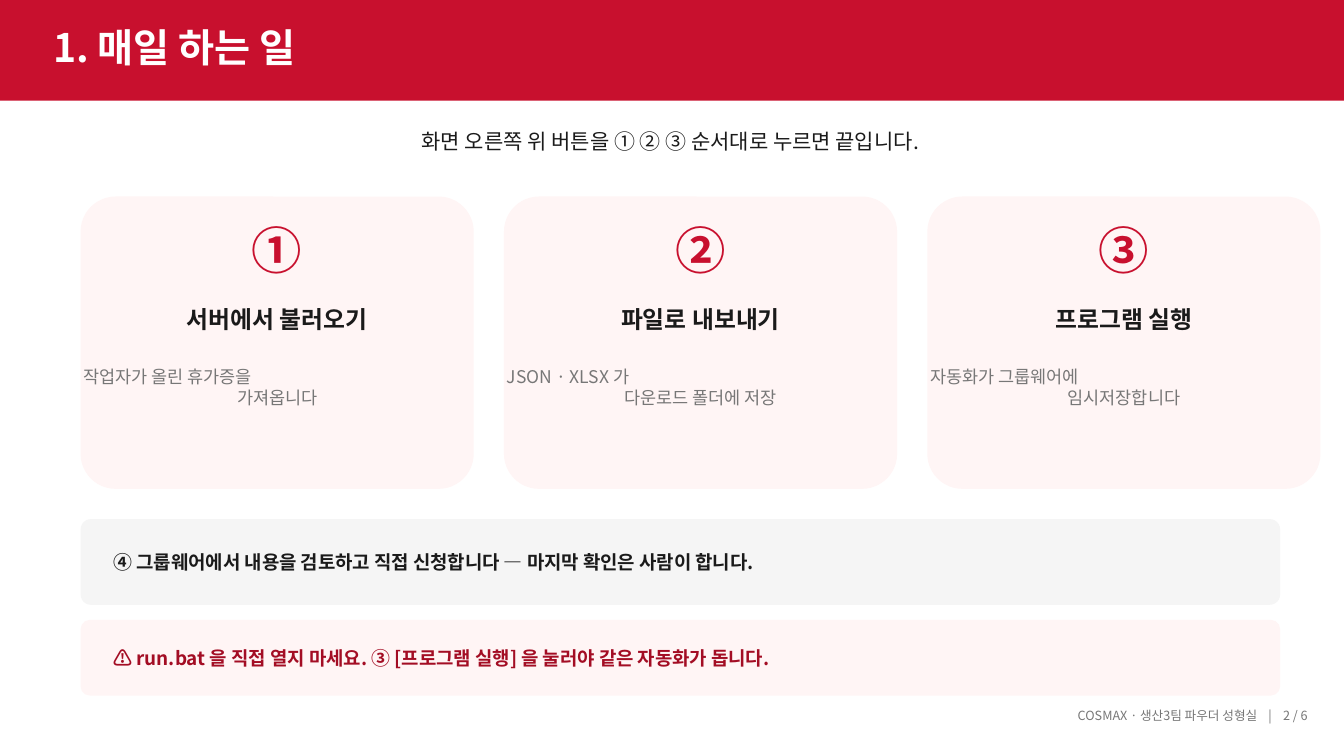
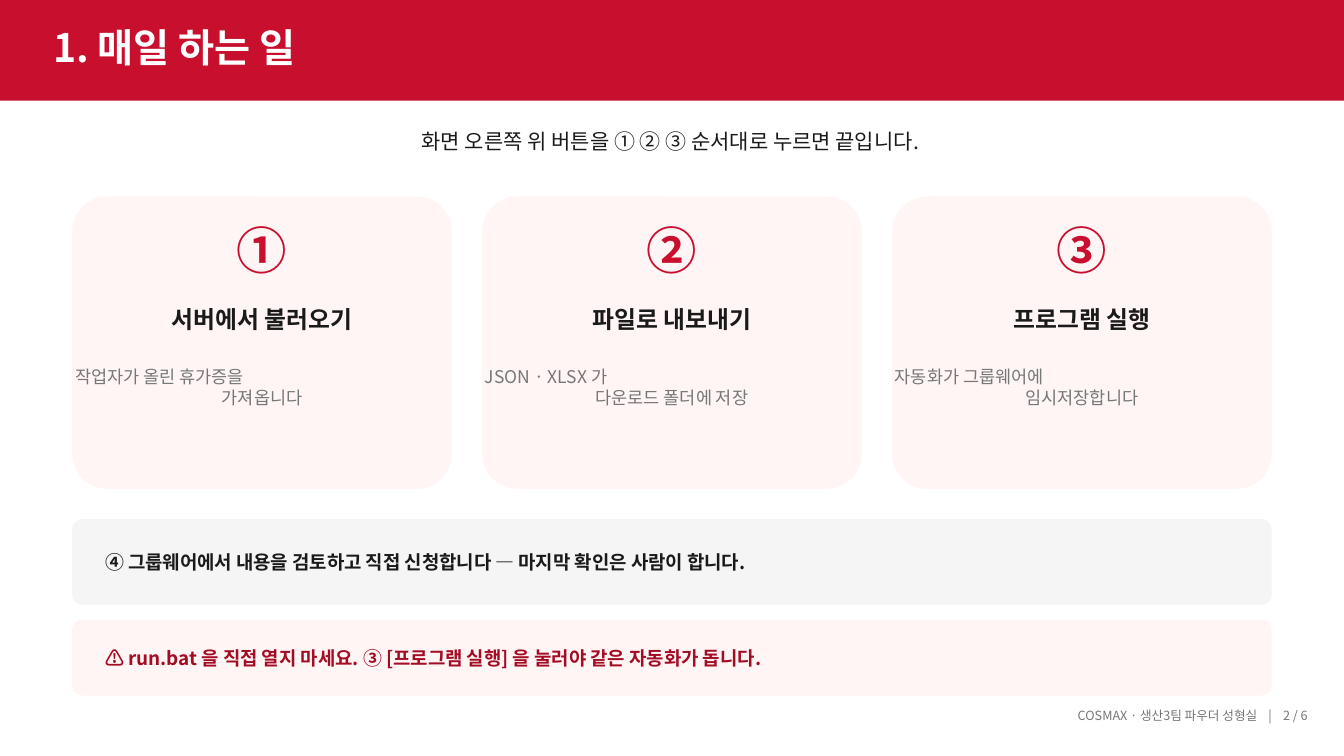
Before and after one commit to djlee-cosmax/Vacation-Permit-Auto-System, a slide deck: slide 2 of docs/휴가증 자동 반영 프로그램 안내 (서무용).pptx. Drawn at 1344x756 pixels with LibreOffice and Linux fonts; fonts in the diff are those of the drawing. Boxes give left, top, right and bottom in pixels: in the first picture for what was removed or moved away, otherwise in the second. Text is boxed around its words. In the diff, an @@ line names an element or a change of style, - is before the commit and + after.

```diff
--- a/docs/휴가증 자동 반영 프로그램 안내 (서무용).pptx
+++ b/docs/휴가증 자동 반영 프로그램 안내 (서무용).pptx
@@ rounded rectangle: place and size @@
-rounded rectangle at (81,197,474,489)
+rounded rectangle at (73,197,453,489)
@@ rounded rectangle: place and size @@
-rounded rectangle at (504,197,897,489)
+rounded rectangle at (482,197,862,489)
@@ rounded rectangle: place and size @@
-rounded rectangle at (928,197,1321,489)
+rounded rectangle at (892,197,1272,489)
@@ text "①": place and size @@
-text "①" at (252,226,302,274)
+text "①" at (237,226,287,274)
@@ text "②": place and size @@
-text "②" at (675,226,725,274)
+text "②" at (647,226,697,274)
@@ text "③": place and size @@
-text "③" at (1099,226,1149,274)
+text "③" at (1057,226,1107,274)
@@ text "서버에서 불러오기": place and size @@
-text "서버에서 불러오기" at (187,308,368,330)
+text "서버에서 불러오기" at (172,308,353,330)
@@ text "파일로 내보내기": place and size @@
-text "파일로 내보내기" at (621,308,780,330)
+text "파일로 내보내기" at (592,308,752,330)
@@ text "프로그램 실행": place and size @@
-text "프로그램 실행" at (1055,308,1192,330)
+text "프로그램 실행" at (1013,308,1151,330)
@@ text "작업자가 올린 휴가증을 가져옵니다" rewrapped from (83,368,317,406) to (75,368,302,406) @@
@@ text "JSON · XLSX 가 다운로드 ..." rewrapped from (507,368,777,406) to (485,368,748,406) @@
@@ text "자동화가 그룹웨어에 임시저장합니다" rewrapped from (930,368,1181,406) to (895,368,1139,406) @@
@@ 2 texts, 2 rounded rectangles: place and size @@
-2 texts, 2 rounded rectangles at (81,519,1280,696)
+2 texts, 2 rounded rectangles at (73,519,1272,696)
```
Also in this commit, not shown: 4 other slides changed, 1 other file.
